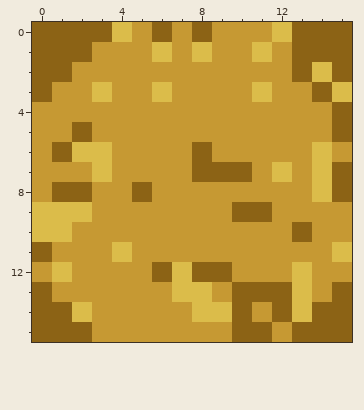
Two states of a pixel-art sprite, client/src/main/resources/path.png. The picture above is the old version.
The file is 16x16 pixels.
The same view after the edit:
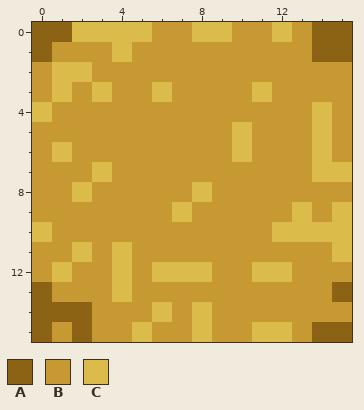
Palette (. is transparent): A #8c6315  B #c69933  C #dbbc4a
The exact change:
Colour C gives way to colour A in row 14 at x 2.
Colour A gives way to colour B in row 0 at x 6 and 13; in row 1 at x 1 to 2 and 13; in row 2 at x 0, 13 and 15; in row 3 at x 0 and 14; in row 4 at x 15; in row 5 at x 2 and 15.
Colour A gives way to colour B in row 6 at x 8; in row 7 at x 8 to 10; in row 8 at x 1, 5 and 15; in row 9 at x 10 to 11; in row 11 at x 0; in row 12 at x 9.
Colour A gives way to colour B in row 13 at x 10 to 12; in row 14 at x 10, 12 and 14 to 15; in row 15 at x 1, 10 and 13.
Colour C gives way to colour B in row 1 at x 6, 8 and 11; in row 2 at x 14; in row 3 at x 15; in row 6 at x 2 to 3; in row 7 at x 12; in row 8 at x 14.
Colour C gives way to colour B in row 9 at x 0 to 2; in row 10 at x 1; in row 12 at x 13; in row 13 at x 7 to 8 and 13; in row 14 at x 9 and 13.
Colour A gives way to colour C in row 0 at x 2 to 3 and 8; in row 2 at x 1; in row 6 at x 1; in row 7 at x 15; in row 8 at x 2; in row 10 at x 13.
Colour A gives way to colour C in row 12 at x 6 and 8; in row 15 at x 11.
Colour B gives way to colour C in row 0 at x 5 and 9; in row 1 at x 4; in row 2 at x 2; in row 3 at x 1; in row 4 at x 0 and 14; in row 5 at x 10 and 14.
Colour B gives way to colour C in row 6 at x 10; in row 8 at x 8; in row 9 at x 7, 13 and 15; in row 10 at x 12 and 14 to 15; in row 11 at x 2; in row 12 at x 4 and 11 to 12.
Colour B gives way to colour C in row 13 at x 4; in row 14 at x 6; in row 15 at x 5, 8 and 12.
Changed places in both pictures, as pixel boxes (x1, y1, x2, y2):
changed: (32, 22, 352, 342)
